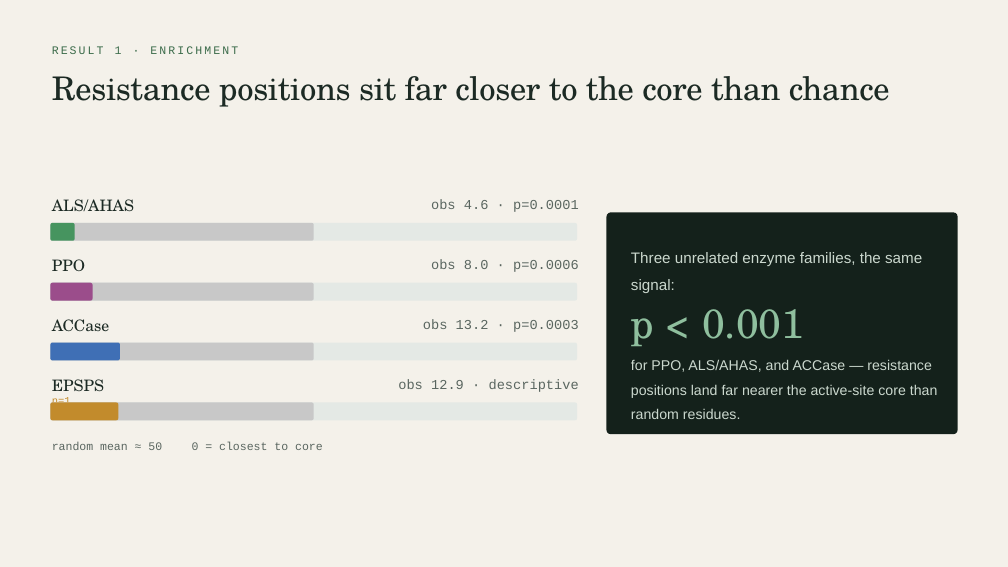
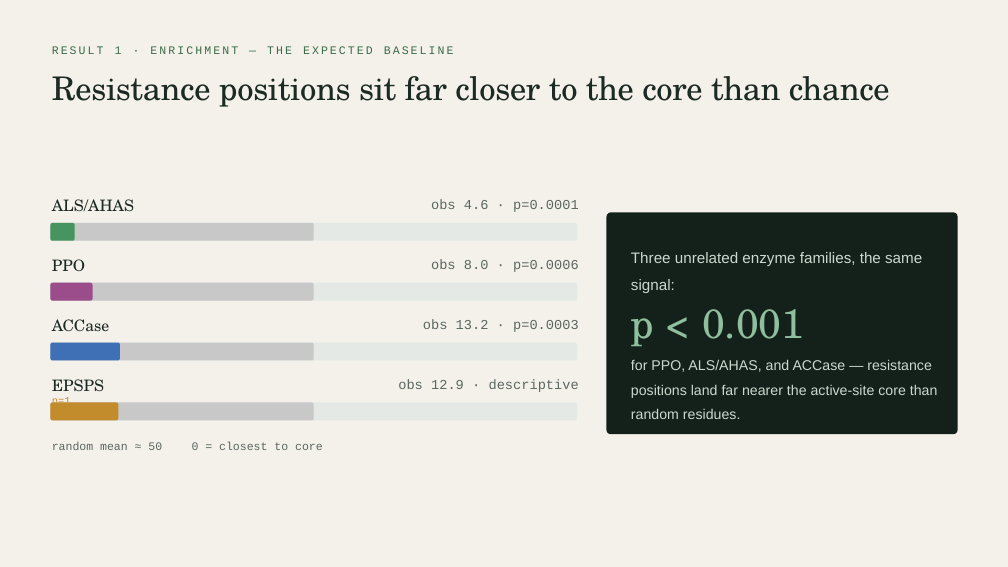
Before and after one commit to gzc0063-hub/herbicide-resistance-structural-bioinf, a slide deck: slide 15 of output/presentations/herbicide_resistance_structural_bioinformatics_talk.pptx (slide 14 before the commit). Drawn at 1008x567 pixels with LibreOffice and Linux fonts; fonts in the diff are those of the drawing. Boxes give left, top, right and bottom in pixels: in the first picture for what was removed or moved away, otherwise in the second. Text is boxed around its words. In the diff, an @@ line names an element or a change of style, - is before the commit and + after.

```diff
--- a/output/presentations/herbicide_resistance_structural_bioinformatics_talk.pptx
+++ b/output/presentations/herbicide_resistance_structural_bioinformatics_talk.pptx
@@ text at box(52, 46, 454, 54): text changed @@
-RESULT 1 · ENRICHMENT
+RESULT 1 · ENRICHMENT — THE EXPECTED BASELINE
```
Also in this commit, not shown: 2 other slides changed, 3 slides added, 3 other files.
